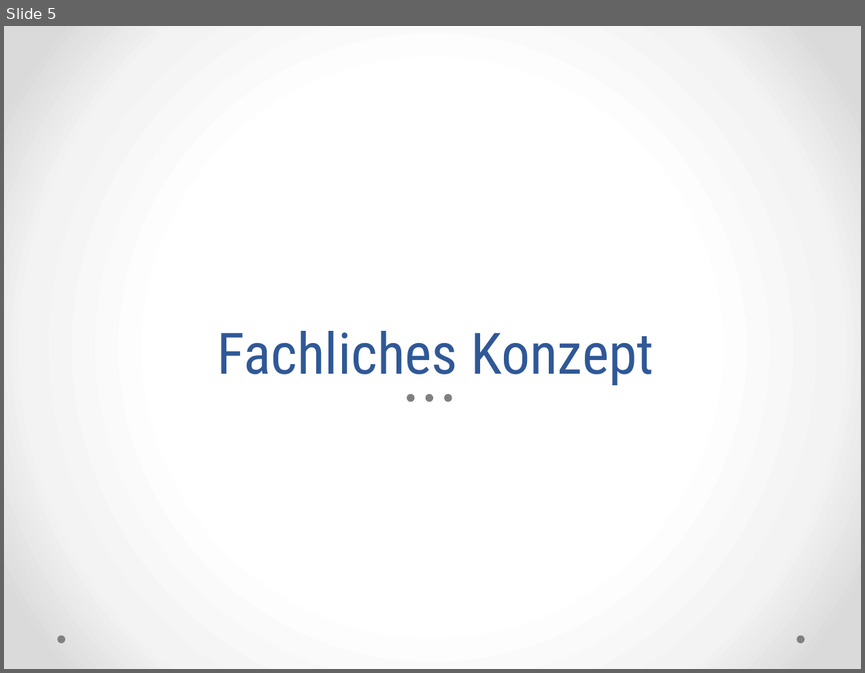
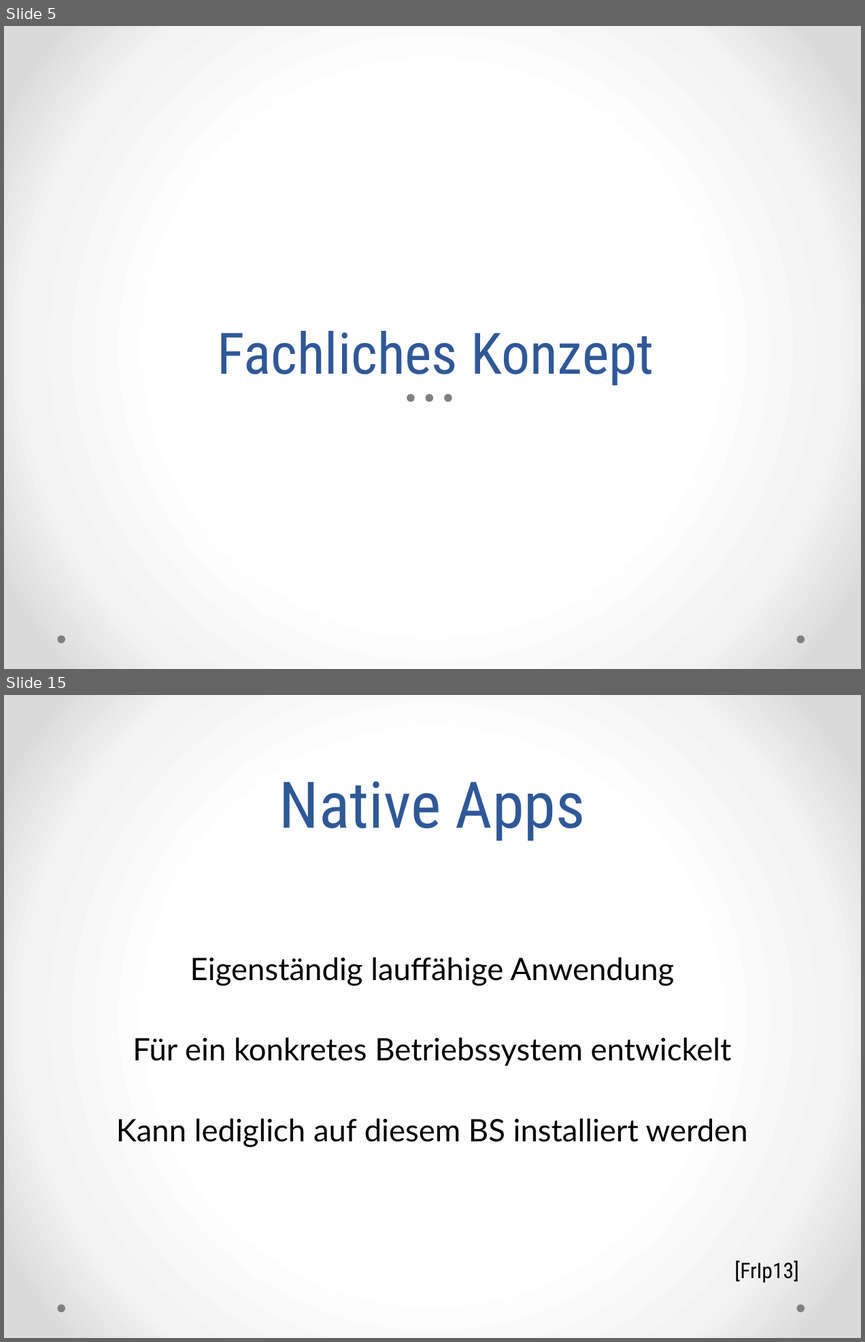
Before and after one commit to ss-proto/PA2, a slide deck: presentation/ss-proto.pptx. Shown one above the other, each under a label of ours: slide 5 before the commit, slides 5 and 15 after it; the slides between them are not shown. The pictures are 865x673 and 865x1342 pixels, drawn with LibreOffice and Linux fonts; fonts in the diff are those of the drawing. Boxes give left, top, right and bottom in pixels: in the first picture for what was removed or moved away, otherwise in the second. Text is boxed around its words. In the diff, an @@ line names an element or a change of style, - is before the commit and + after.

```diff
--- a/presentation/ss-proto.pptx
+++ b/presentation/ss-proto.pptx
@@ slide 15 added at bbox=[4, 695, 861, 1338], background gradient #FFFFFF to #F4F4F4 to #DADADA; not listed: 2 template elements that a slide beside it also shows @@
@@ title added at bbox=[279, 781, 585, 841], 54 pt, text #2F5897 @@
+Native Apps
@@ text added at bbox=[116, 957, 748, 1147], 26 pt, text #000000 @@
+Eigenständig lauffähige Anwendung
+Für ein konkretes Betriebssystem entwickelt
+Kann lediglich auf diesem BS installiert werden
@@ text added at bbox=[734, 1260, 799, 1283], 18 pt, text #000000 @@
+[FrIp13]
```
Also in this commit, not shown: 4 slides changed, 29 other slides added, 5 other files.
